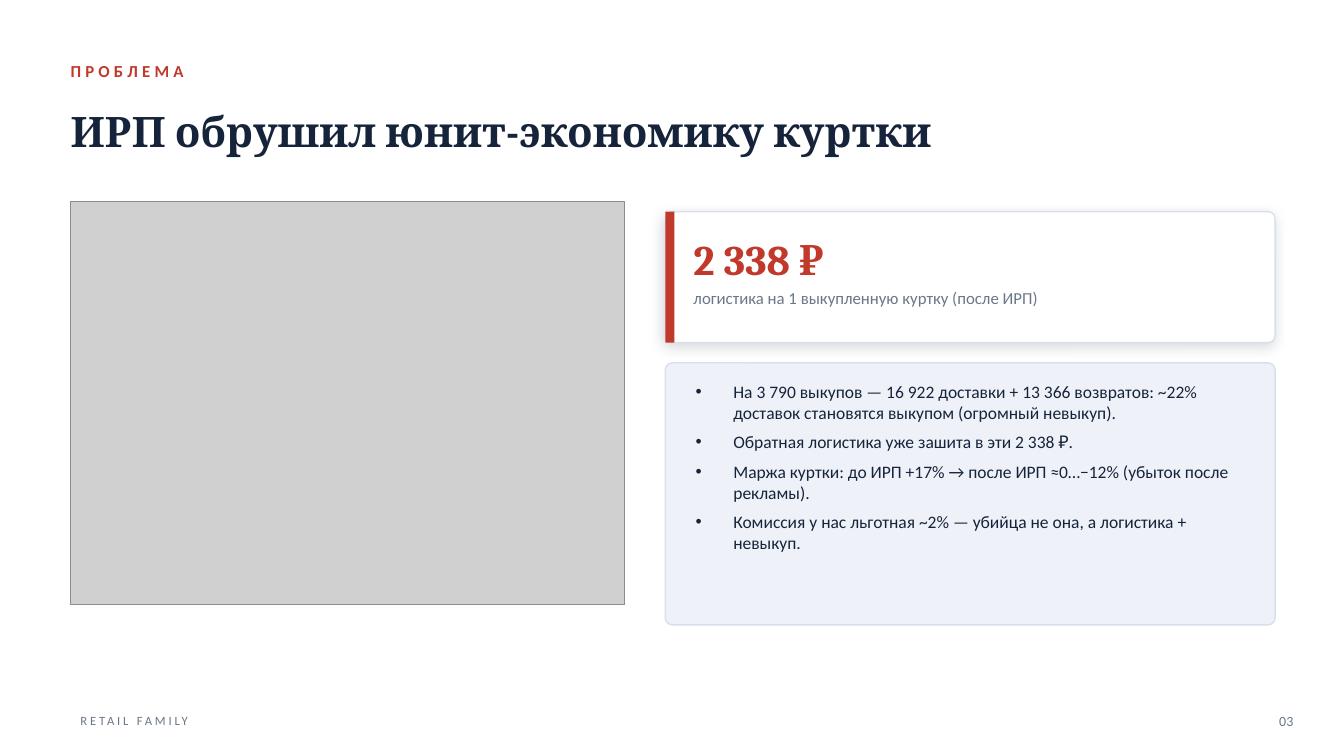
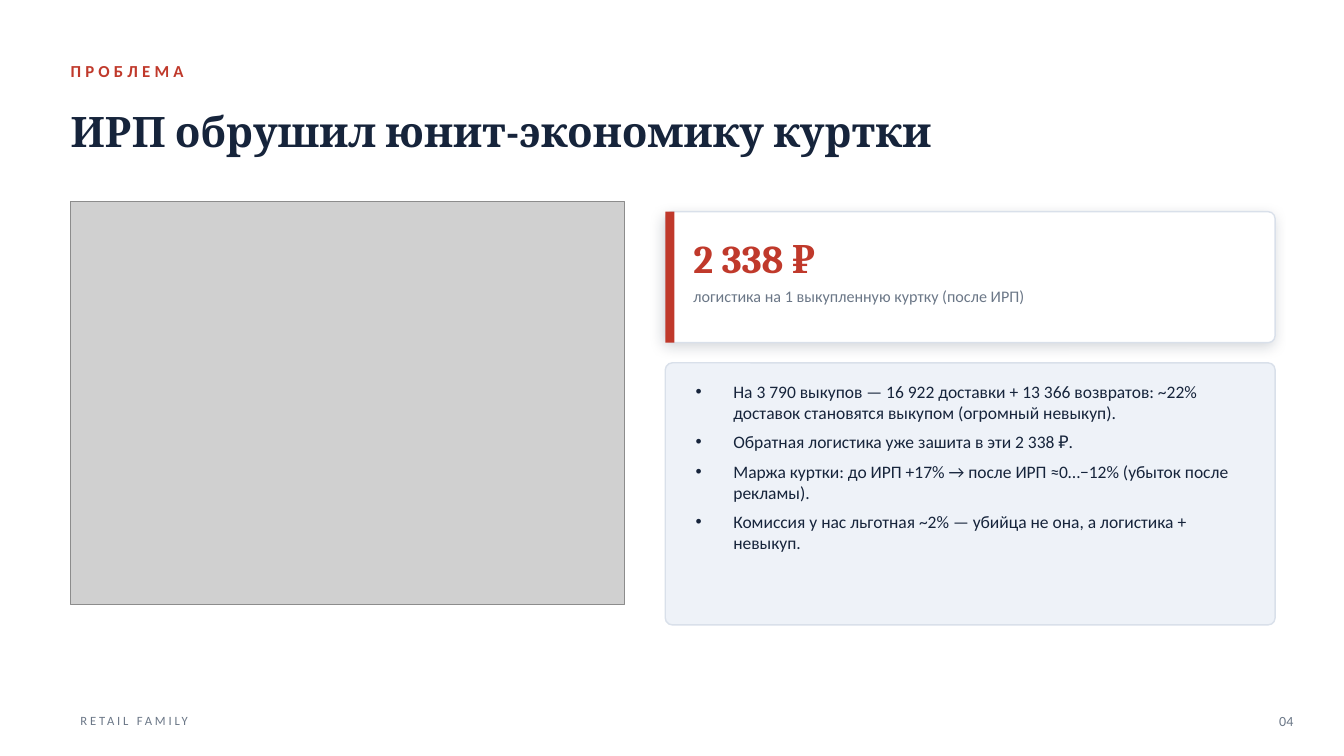
Before and after one commit to mopankratov-cmyk/finance-panel, a slide deck: slide 4 of docs/Retail-Family-Investor.pptx (slide 3 before the commit). Drawn at 1344x756 pixels with LibreOffice and Linux fonts; fonts in the diff are those of the drawing; grey boxes stand for pictures. Boxes give left, top, right and bottom in pixels: in the first picture for what was removed or moved away, otherwise in the second. Text is boxed around its words. In the diff, an @@ line names an element or a change of style, - is before the commit and + after.

```diff
--- a/docs/Retail-Family-Investor.pptx
+++ b/docs/Retail-Family-Investor.pptx
@@ text "2 338 ₽" at [693,246,784,274]: size 30 to 28 pt @@
@@ text "логистика на 1 выкупленную куртку ..." at [693,290,1025,305]: size 12 to 11.5 pt @@
@@ text at [1279,717,1293,726]: text changed @@
-03
+04
```
Also in this commit, not shown: 10 other slides changed, 1 slide added, 4 other files.
